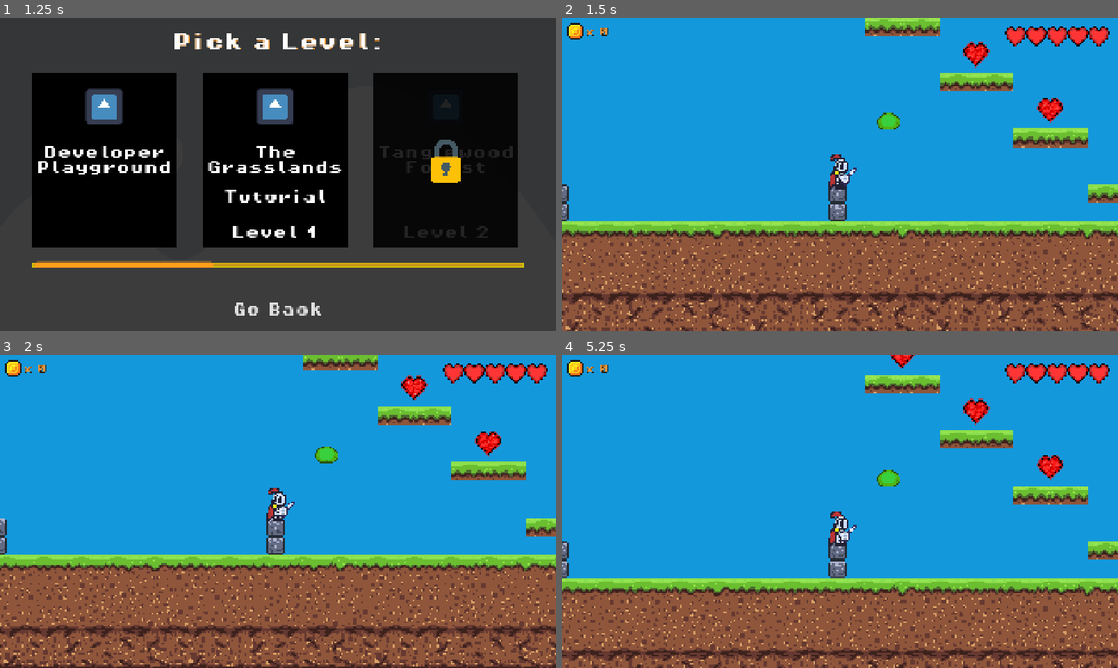
Above: before the commit, frames 1-4 (two rows, left to right).
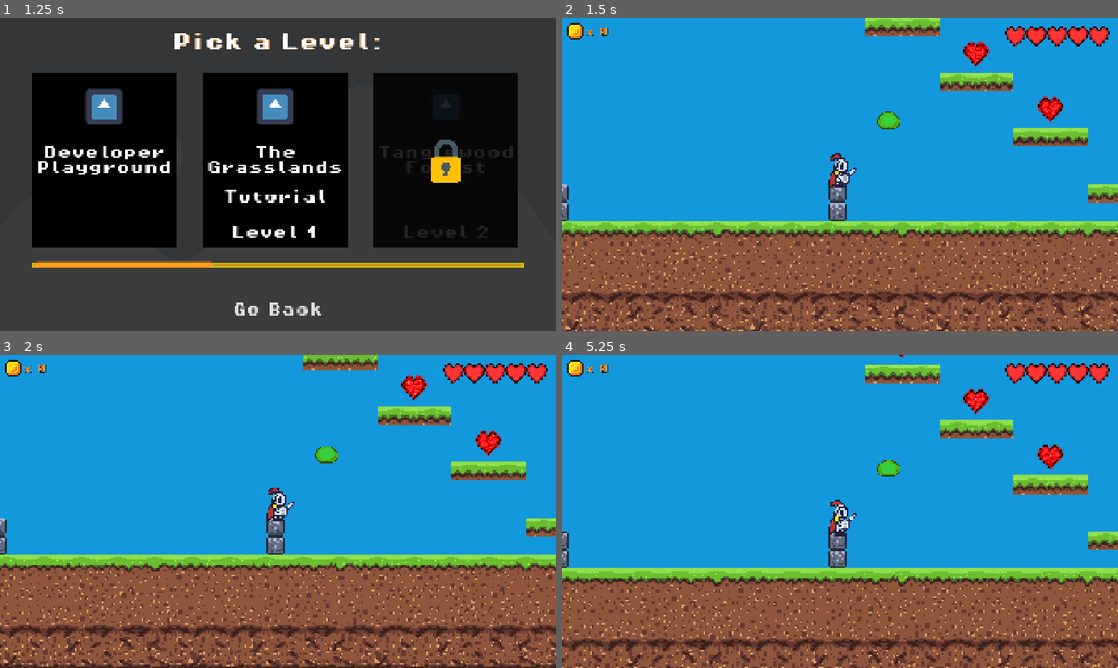
Above: after the commit, the same moments.

Repository: MarcusFDev/2d-action-rpg
Game: Godot game, scene res://scenes/ui/main_menu.tscn
Two runs of this game, one before a commit and one after it. Both use one fixed random seed, a clock stepped at 60 frames per second and the inputs below. The engine's default icon, where the game draws it, is replaced by a stand-in: a white triangle on a blue panel in a dark square.
Inputs (mouse positions are in pixels of both pictures, inside the frame that each line leads up to):
- Up to frame 1 (1.25 s): click "Play" at 0.5 s
- Up to frame 2 (1.5 s): click "Developer Playground" at 1.25 s
- Up to frame 3 (2 s): no input
- Up to frame 4 (5.25 s): tap Enter at 2 s; move the mouse to (962, 495) at 2.02 s; hold Up (ui_up) 2.03-2.75 s; click (962, 495) at 2.1 s; tap Space (jump) at 2.27, 4.25 s; drag from (728, 527) to (973, 386) at 2.77 s; move the mouse to (895, 442) at 3.52 s; hold A (move_left) 3.53-4.25 s; tap U at 3.6 s; drag from (812, 574) to (1051, 442) at 4.27 s; move the mouse to (1006, 558) at 5.02 s; hold Up (ui_up) from 5.03 s (still down); tap Tab at 5.1 s

Frame 1 is identical in both runs. In frame 2, 4.5% of the frame differs, in the area x 0-100%, y 0-100%; in frame 3, 0.7%; in frame 4, 25%.

Commit message:
Change: Removed flip direction logic from FallState script.

Diff:
--- a/game/scripts/states/generic_states/fall_state.gd
+++ b/game/scripts/states/generic_states/fall_state.gd
@@ -8,18 +8,11 @@
 ## Determines whether this state uses parent-defined callbacks.[br]
 ## [b]Note:[/b] If set to [code]false[/code], all parent logic settings are ignored.
 @export var use_parent_logic: bool = false
-## Determines whether the entity's animation flips horizontally while moving using  [code]flip_h[/code].[br]
-## [b]Note:[/b] Useful to set  [code]false[/code]  for symmetric & direction-agnostic entities.
-@export var use_direction_flip: bool = false
 ## Enables debug messages in the output terminal. [br]
 ## [b]Note:[/b] Useful for development and troubleshooting.
 @export var enable_debug: bool = false
 
 @onready var gravity_component: Node = $"../../Components/GravityComponent"
-@onready var flip_component: Node = $"../../Components/DirectionFlipComponent"
-
-# Script Variables
-var direction: int = 1
 
 # Callback Functions
 func _on_enter() -> void: pass
@@ -47,21 +40,11 @@
 			"\nAnimation playing:", fall_animation)
 
 func process_physics(_delta: float) -> State:
-	if use_direction_flip:
-		flip_component.apply(_delta)
-
-		if enable_debug:
-			print("Directional flip enabled. Animation flipped.", direction)
-
+	gravity_component.apply(_delta)
 	if use_behavior_tree:
-		gravity_component.apply(_delta)
-		if parent.has_method("get_blackboard"):
-			var bb: Variant = parent.get_blackboard()
-			if bb:
-				bb["is_grounded"] = parent.is_on_floor()
-				if parent.is_on_floor():
-					if enable_debug:
-						print("FallState: Grounded, behavior tree will handle intent change.")
+		if parent.is_on_floor():
+			var bb: Dictionary = parent.get_blackboard()
+			bb["can_patrol"] = true
 
 	if use_parent_logic:
 		return handle_physics.call(_delta)
